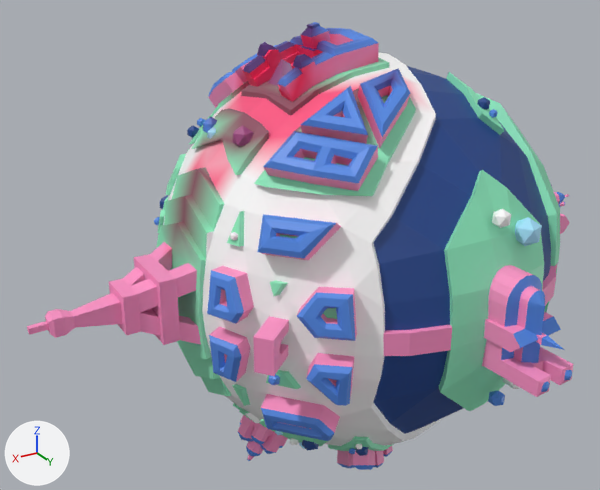
The glTF model src/components/pages/Home/PParis/paris.gltf as it was, and as the next commit left it.
One viewpoint serves both versions: a 50 mm lens placed at (2.36, 3.34, 1.77), pointed at (0.34, -0.04, 0.09). The axes (+X, +Y, +Z) are drawn at lower left. The lights are the same throughout. Where no turn or scale is listed for an object, it has been applied to the vertices. Vertices at the same position are counted once.

Before the edit, the objects in view are built like this:
```python
me_sphere_006 = bpy.data.meshes.new('Sphere.006')
me_sphere_006.from_pydata(...)  # 3548 vertices, 6842 faces; spans x -1.51..1.74, y -1.09..1.33, z -1.12..1.2
me_sphere_006.materials.append(mat_paristexture)
ob_planet = bpy.data.objects.new('planet', me_sphere_006)
ob_planet.location = (0.0, 0.0, 0.0)
```
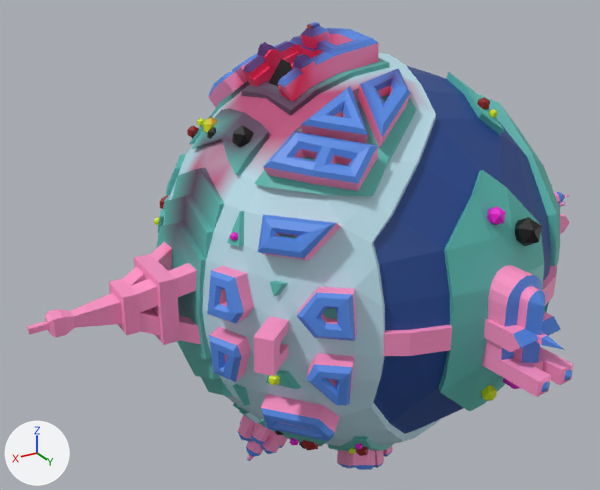
Where the change shows, as pixel boxes (x1, y1, x2, y2) in the pictures (600 x 490 px; the box of a moved part takes in the faces that stretch with it):
part 1 of me_sphere_006, moved or reshaped: before (492, 209, 511, 228); after (487, 207, 506, 225)
part 2 of me_sphere_006, added: after (481, 385, 497, 401)
part 3 of me_sphere_006, deleted: before (488, 391, 505, 406)
part 4 of me_sphere_006, recoloured: (374, 66, 551, 434) in both
part 5 of me_sphere_006, recoloured: (207, 23, 561, 441) in both
part 6 of me_sphere_006, recoloured (green to cyan): (156, 57, 560, 451) in both
part 7 of me_sphere_006, recoloured: (155, 50, 563, 459) in both
part 8 of me_sphere_006, recoloured: (207, 59, 542, 449) in both
part 9 of me_sphere_006, recoloured (grey to pink): (230, 232, 520, 449) in both
part 10 of me_sphere_006, recoloured (blue to red): (160, 97, 490, 456) in both
part 11 of me_sphere_006, recoloured (blue to yellow): (154, 25, 497, 454) in both

The change, as a list of edits to the scene's bpy script:
```text
Add mat_walls:
    mat_walls = bpy.data.materials.new('walls')
    # nodes: BsdfPrincipled, Mix, OutputMaterial, VertexColor
    # colours: pink #ff93c7
Add mat_trees_blue:
    mat_trees_blue = bpy.data.materials.new('trees_blue')
    # nodes: BsdfPrincipled, Mix, OutputMaterial, VertexColor
    # colours: yellow #d3e600
Add mat_trees_blued1:
    mat_trees_blued1 = bpy.data.materials.new('trees_blueD1')
    # nodes: BsdfPrincipled, Mix, OutputMaterial, VertexColor
    # colours: red #8b0007
Add mat_trees_white:
    mat_trees_white = bpy.data.materials.new('trees_white')
    # nodes: BsdfPrincipled, Mix, OutputMaterial, VertexColor
    # colours: pink #e700cf
Add mat_water:
    mat_water = bpy.data.materials.new('water')
    # nodes: BsdfPrincipled, Mix, OutputMaterial, VertexColor
    # colours: blue #1d448b
Add mat_grass:
    mat_grass = bpy.data.materials.new('grass')
    # nodes: BsdfPrincipled, Mix, OutputMaterial, VertexColor
    # colours: cyan #58b9b0
Add mat_roofs:
    mat_roofs = bpy.data.materials.new('roofs')
    # nodes: BsdfPrincipled, Mix, OutputMaterial, VertexColor
    # colours: blue #538ae6
Add mat_trees_bluel1:
    mat_trees_bluel1 = bpy.data.materials.new('trees_blueL1')
    # nodes: BsdfPrincipled, Mix, OutputMaterial, VertexColor
    # colours: black #000000
Change me_sphere_006:
    used by ob_planet; location = (0.0, 0.0, 0.0)
    remove me_sphere_006.from_pydata(...)  # 3548 vertices, 6842 faces; spans x -1.51..1.74, y -1.09..1.33, z -1.12..1.2
    add me_sphere_006.from_pydata(...)  # 3538 vertices, 6816 faces; spans x -1.51..1.74, y -1.09..1.33, z -1.12..1.2
    me_sphere_006 part 1: the loose piece of 12 vertices spanning x -0.12..-0.04, y 0.91..0.98, z 0.43..0.52 is moved by (0.0, -0.03, 0.0), in mat_trees_white
    me_sphere_006 part 2: a new loose piece, an icosphere of 20 faces spanning x -0.183..-0.107, y 0.872..0.953, z -0.481..-0.397, in mat_trees_blue
    me_sphere_006 part 3: the loose piece of 12 vertices spanning x -0.18..-0.11, y 0.93..1.0, z -0.48..-0.4 is deleted
    me_sphere_006 part 4: 120 faces spanning x -0.63..0.46, y -0.99..0.98, z -0.91..0.98 switch from mat_paristexture to mat_water
    me_sphere_006 part 5: 1281 faces spanning x -1.51..1.06, y -0.7..1.33, z -1.12..1.2 switch from mat_paristexture to mat_roofs
    me_sphere_006 part 6: 1403 faces spanning x -1.02..1.03, y -1.06..1.02, z -1.06..1.06 switch from mat_paristexture to mat_grass
    me_sphere_006 part 7: 1708 faces spanning x -1.48..1.74, y -0.7..1.32, z -1.12..1.16 switch from mat_paristexture to mat_walls
    me_sphere_006 part 8: 370 faces spanning x -0.96..0.79, y -1.08..1.01, z -0.89..1.05 switch from mat_paristexture to mat_trees_bluel1
    me_sphere_006 part 9: 380 faces spanning x -1.01..0.97, y -1.09..1.03, z -0.76..0.65 switch from mat_paristexture to mat_trees_white
    me_sphere_006 part 10: 432 faces spanning x -0.97..0.86, y -1.08..0.91, z -0.95..0.94 switch from mat_paristexture to mat_trees_blued1
    me_sphere_006 part 11: 382 faces spanning x -0.95..0.97, y -1.09..0.62, z -1.06..1.19 switch from mat_paristexture to mat_trees_blue
```
